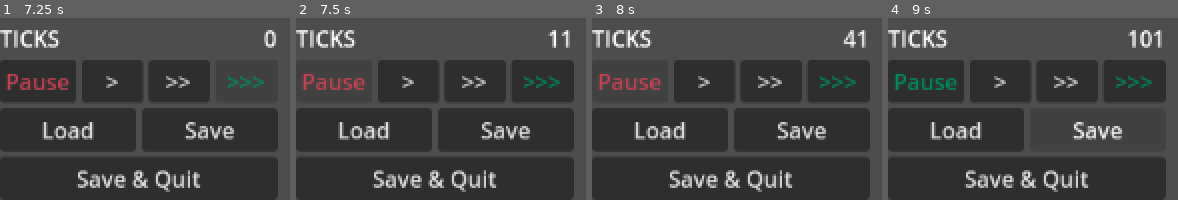
Above: before the commit, frames 1-4 (left to right).
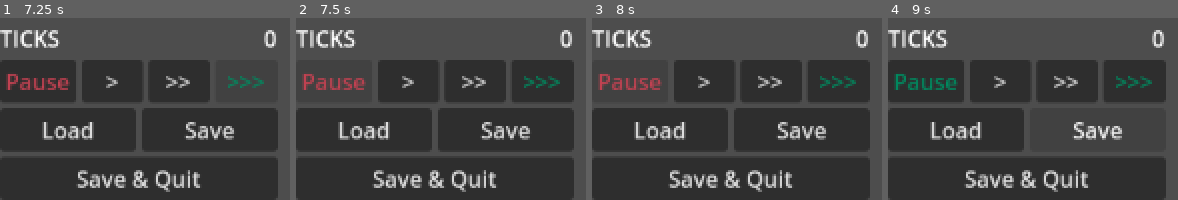
Above: after the commit, the same moments.

Repository: annemarietannengrund/quickstart_godot4.4
Game: Godot game, scene res://Scenes/Game/game.tscn
Same seed, same stepped clock (60 frames per second), same inputs: the game is played once before the commit and once after it. This scene is started directly instead of the project's main scene.
Inputs:
- Up to frame 1 (7.25 s): click ">" at 0.5 s; click ">>" at 1.25 s; click ">>>" at 2 s; click ">" at 2.75 s; click ">>" at 3.5 s; click ">>>" at 4.25 s; click ">" at 5 s; click ">>" at 5.75 s; click ">>>" at 6.5 s
- Up to frame 2 (7.5 s): click "Pause" at 7.25 s
- Up to frame 3 (8 s): no input
- Up to frame 4 (9 s): click "Load" at 8 s; click "Save" at 8.75 s

Frame 1 is identical in both runs. In frame 2, 0.4% of the frame differs, in the area x 86-96%, y 6-17%; in frame 3, 0.5%; in frame 4, 0.7%, in the area x 82-96%, y 6-17%.
Error after the commit: Invalid access to property or key 'realtime_game_seconds' on a base object of type 'Nil'. (res://Scenes/Game/game_timer.gd:41)

Commit message:
added more profile updates

Diff:
--- a/Scenes/Game/game.gd
+++ b/Scenes/Game/game.gd
@@ -7,6 +7,7 @@
 @onready var player_name_label: Label = %PlayerNameLabel
 @onready var quit_save: Button = %QUIT_SAVE
 @onready var menu_container: VBoxContainer = %MenuContainer
+@onready var game_timer: GameTimer = %GameTimer
 
 
 func _ready():
--- a/Scenes/Game/game.tscn
+++ b/Scenes/Game/game.tscn
@@ -31,6 +31,7 @@
 offset_bottom = 40.0
 
 [node name="GameTimer" type="Timer" parent="Utils" groups=["on_load_game", "on_save_game"]]
+unique_name_in_owner = true
 script = ExtResource("2_bfxw3")
 game_timer_data = SubResource("Resource_54y65")
 
--- a/Scenes/Game/game_timer.gd
+++ b/Scenes/Game/game_timer.gd
@@ -38,6 +38,7 @@
 
 func _process(delta: float) -> void:
 	game_timer_data.realtime += delta
+	App.user_profile.realtime_game_seconds += delta
 
 func on_load_game(savegame: Savegame):
 	paused = true
@@ -56,6 +57,7 @@
 
 func _on_timeout() -> void:
 	game_timer_data.ticks += 1
+	App.user_profile.total_ticks += 1
 	SignalBus.timer_control_data.emit(self)
 
 func get_ticks() -> int:
--- a/Scenes/Main/main.gd
+++ b/Scenes/Main/main.gd
@@ -50,3 +50,5 @@
 	game_node.game_planner = new_game_planner_data
 	# put game configuration here
 	content_node.add_child(game_node)
+	App.user_profile.games_started += 1
+	SignalBus.saverloader.emit(SaverLoader.Action.SAVE_PROFILE)
--- a/base_nodes/saverloader.gd
+++ b/base_nodes/saverloader.gd
@@ -22,6 +22,7 @@
 	var savegame = Savegame.new()
 	get_tree().call_group("on_save_game", "on_save_game", savegame)
 	ResourceSaver.save(savegame, Globals.get_savegame_path_for(App.config.active_profile_id))
+	_save_profile()
 
 func _load_settings():
 	var filepath = Globals.APP_CONFIG_FILE_PATH
--- a/resources/profile_data.gd
+++ b/resources/profile_data.gd
@@ -3,4 +3,4 @@
 @export var profile_id: int
 @export var total_ticks: int = 0
 @export var games_started: int = 0
-@export var realtime_game_seconds: int = 0
+@export var realtime_game_seconds: float = 0
